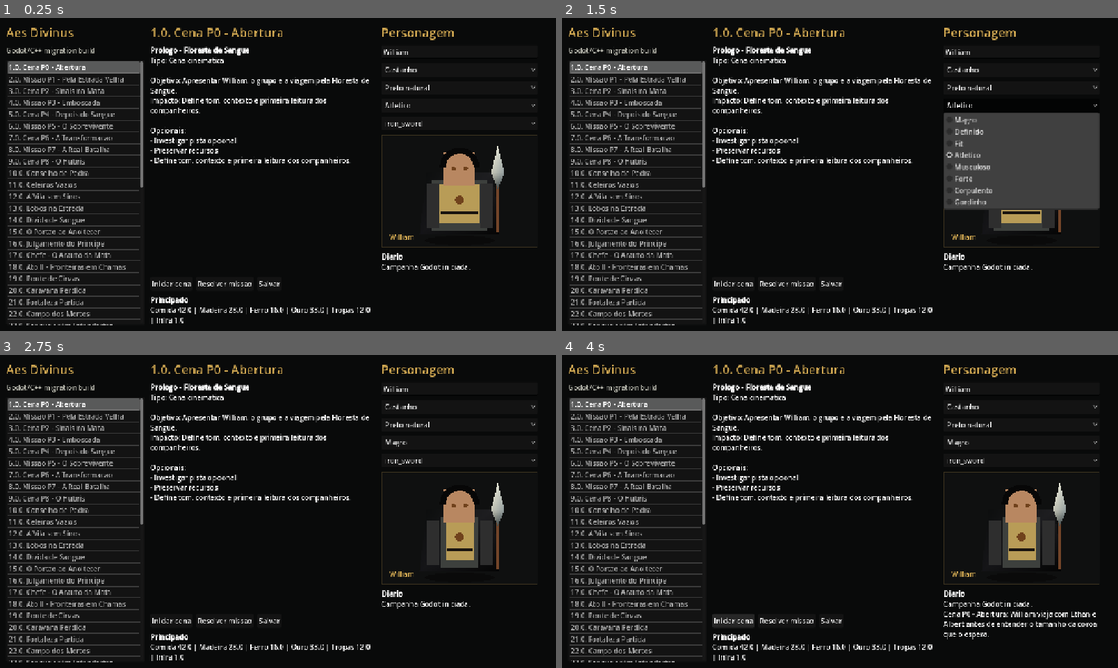
Above: before the commit, frames 1-4 (two rows, left to right).
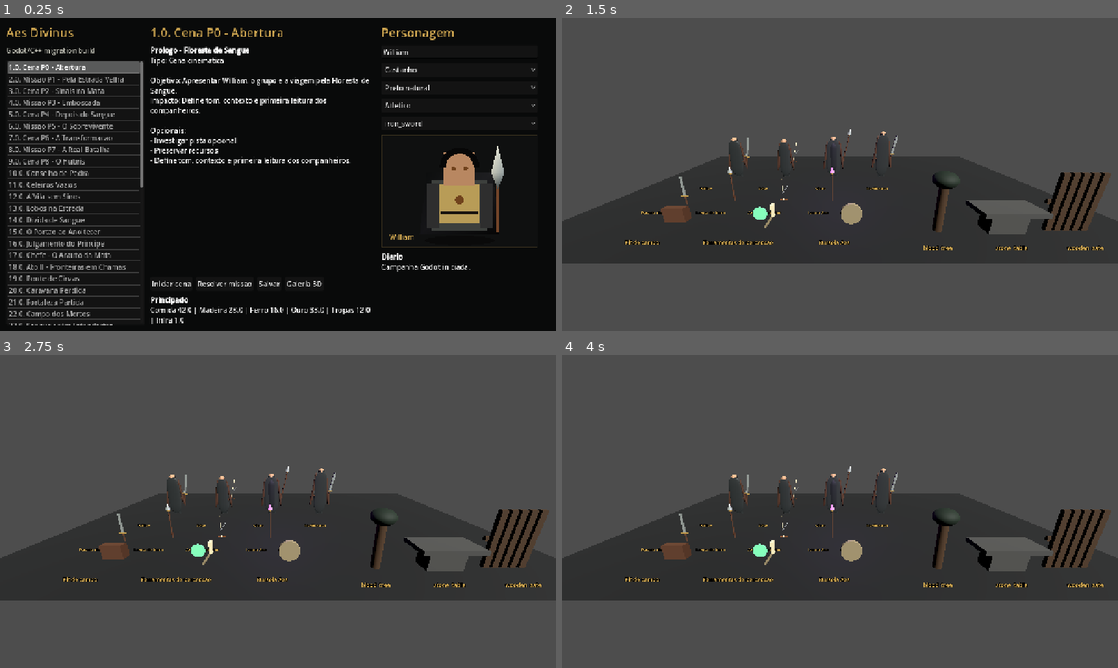
Above: after the commit, the same moments.

Repository: lzvsrx/aesdivinuscomplete
Game: Godot game, scene res://scenes/main.tscn
Same seed, same stepped clock (60 frames per second), same inputs: the game is played once before the commit and once after it.
Inputs (mouse positions are in pixels of both pictures, inside the frame that each line leads up to):
- Up to frame 1 (0.25 s): no input
- Up to frame 2 (1.5 s): click "Salvar" (after the commit: "Galeria 3D") at 0.5 s; click (1023, 105) at 1.25 s, where only the run before the commit has a clickable "Atletico"
- Up to frame 3 (2.75 s): click (461, 461) at 2 s, where only the run before the commit has a clickable "iron_sword"
- Up to frame 4 (4 s): click (1023, 442) at 2.75 s, where only the run before the commit has a clickable "Magro"; click (734, 621) at 3.5 s, where only the run before the commit has a clickable "Iniciar cena"

The runs differ from the first frame. In frame 1, less than 0.1% of the frame differs, in the area x 51-58%, y 83-86%; in frame 2, 88%; in frame 3, 94%, in the area x 0-100%, y 0-100%; in frame 4, 94%.

Commit message:
Add Godot 3D modeling kit

Diff:
--- a/godot/data/aes_divinus_data.json
+++ b/godot/data/aes_divinus_data.json
@@ -1,5 +1,5 @@
 {
-  "generatedAt": "2026-08-24T20:17:42.212Z",
+  "generatedAt": "2026-08-24T20:22:38.983Z",
   "game": "Aes Divinus",
   "source": "src/data.js",
   "fearStates": {
--- /dev/null
+++ b/godot/data/modeling_specs.json
@@ -0,0 +1,203 @@
+{
+  "version": "2026-08-24",
+  "engine": "Godot 4.7",
+  "modeler": "Blender or any glTF 2.0 exporter",
+  "scale": {
+    "unit": "meter",
+    "humanoidHeight": 1.82,
+    "gridCell": 1.0,
+    "forwardAxis": "-Z",
+    "upAxis": "Y"
+  },
+  "palette": {
+    "iron": "#313536",
+    "gold": "#d0a951",
+    "blood": "#b84b42",
+    "ashBlue": "#6e8fa4",
+    "leather": "#4f2e19",
+    "skin": "#b98b67",
+    "aetherViolet": "#8e65c9",
+    "forest": "#547c63"
+  },
+  "characters": [
+    {
+      "id": "william",
+      "name": "William",
+      "role": "Lider",
+      "height": 1.84,
+      "body": "Atletico",
+      "armor": "medium",
+      "weapon": "iron_sword",
+      "silhouette": "ombros firmes, capa curta, armadura de malha media e postura de comando",
+      "materials": ["mail_dark_iron", "royal_gold_trim", "worn_leather", "hematite_stone"],
+      "animationRig": "humanoid_modular"
+    },
+    {
+      "id": "ethan",
+      "name": "Ethan",
+      "role": "Arqueiro",
+      "height": 1.78,
+      "body": "Definido",
+      "armor": "light",
+      "weapon": "bow",
+      "silhouette": "perfil leve, ombro estreito, arco recurvo e capa dividida para movimento",
+      "materials": ["light_leather", "ash_blue_cloth", "cedar_eye_stone"],
+      "animationRig": "humanoid_modular"
+    },
+    {
+      "id": "albert",
+      "name": "Albert",
+      "role": "Defensor",
+      "height": 1.9,
+      "body": "Forte",
+      "armor": "heavy",
+      "weapon": "spear",
+      "silhouette": "tronco largo, brigantina pesada, lanca longa e base defensiva",
+      "materials": ["heavy_brigandine", "black_onyx_stone", "dark_leather"],
+      "animationRig": "humanoid_modular"
+    },
+    {
+      "id": "dread_wolf",
+      "name": "Manifestacao",
+      "role": "Criatura aterrorizante",
+      "height": 2.15,
+      "body": "Bestial",
+      "armor": "natural",
+      "weapon": "claws",
+      "silhouette": "costas altas, bracos longos, garras, olhos violetas e rachaduras sobrenaturais",
+      "materials": ["corrupted_hide", "aether_violet_emission", "blood_cracks"],
+      "animationRig": "creature_quadruped_hybrid"
+    }
+  ],
+  "weapons": [
+    {
+      "id": "iron_sword",
+      "name": "Espada de ferro",
+      "type": "weapon",
+      "stone": "Granito Jurado",
+      "silhouette": "lamina reta, guarda curta em cruz e pomo circular",
+      "length": 1.12,
+      "materials": ["dark_iron", "worn_leather", "granite_stone"]
+    },
+    {
+      "id": "spear",
+      "name": "Lanca de ferro",
+      "type": "weapon",
+      "stone": "Quartzo de Vigia",
+      "silhouette": "haste longa, ponta em folha e amarra dourada",
+      "length": 2.2,
+      "materials": ["dark_wood", "iron_tip", "watch_quartz"]
+    },
+    {
+      "id": "bow",
+      "name": "Arco de batedor",
+      "type": "weapon",
+      "stone": "Olho de Cedro",
+      "silhouette": "arco recurvo, corda clara e flechas de penas escuras",
+      "length": 1.45,
+      "materials": ["cedar_wood", "linen_string", "dark_fletching"]
+    },
+    {
+      "id": "aes_spear",
+      "name": "Lanca Aes",
+      "type": "weapon",
+      "stone": "Ametista Aes",
+      "silhouette": "ponta longa, runa vertical e brilho violeta interno",
+      "length": 2.32,
+      "materials": ["pale_metal", "gold_rings", "amethyst_emission"]
+    }
+  ],
+  "armors": [
+    {
+      "id": "cloth",
+      "name": "Roupa reforcada",
+      "type": "armor",
+      "stone": "Argila Selada",
+      "silhouette": "camadas de tecido, ombro baixo e cinto simples",
+      "materials": ["reinforced_cloth", "sealed_clay"]
+    },
+    {
+      "id": "light",
+      "name": "Couro leve",
+      "type": "armor",
+      "stone": "Jaspe Verde",
+      "silhouette": "peitoral flexivel, tiras diagonais e pochete de batedor",
+      "materials": ["light_leather", "green_jasper"]
+    },
+    {
+      "id": "medium",
+      "name": "Malha media",
+      "type": "armor",
+      "stone": "Hematita",
+      "silhouette": "malha escura, placas no peito e faixa dourada central",
+      "materials": ["chainmail", "dark_plates", "hematite"]
+    },
+    {
+      "id": "heavy",
+      "name": "Brigantina pesada",
+      "type": "armor",
+      "stone": "Onix Real",
+      "silhouette": "placas largas, rebites visiveis e ombreiras altas",
+      "materials": ["brigandine", "royal_onyx"]
+    }
+  ],
+  "tools": [
+    {
+      "id": "field_kit",
+      "name": "Kit de campo",
+      "type": "tool",
+      "stone": "Agata de Cura",
+      "silhouette": "bolsa dobravel com bandagens, frascos e tesoura",
+      "materials": ["waxed_leather", "linen", "healing_agate"]
+    },
+    {
+      "id": "survey_tools",
+      "name": "Ferramentas de percepcao",
+      "type": "tool",
+      "stone": "Fluorita de Pista",
+      "silhouette": "lente, giz, corda fina e marcador de trilha",
+      "materials": ["bronze", "green_glass", "fluorite"]
+    },
+    {
+      "id": "aes_compass",
+      "name": "Bussola Aes",
+      "type": "tool",
+      "stone": "Safira de Norte",
+      "silhouette": "bussola circular, agulha suspensa e aro com runas",
+      "materials": ["dark_brass", "north_sapphire", "violet_emission"]
+    }
+  ],
+  "environments": [
+    {
+      "id": "blood_forest",
+      "name": "Floresta de Sangue",
+      "type": "biome",
+      "pieces": ["old_road", "fallen_tree_cover", "blood_tree", "campfire", "supply_crate"],
+      "mood": "floresta escura, lama, troncos altos e pressagio sobrenatural"
+    },
+    {
+      "id": "war_table",
+      "name": "Mesa de Guerra",
+      "type": "hub",
+      "pieces": ["stone_table", "map_tokens", "candles", "faction_banners"],
+      "mood": "politico, tenso e funcional"
+    },
+    {
+      "id": "principality_gate",
+      "name": "Portao do Principado",
+      "type": "battlefield",
+      "pieces": ["wooden_gate", "barricade", "archer_platform", "stone_wall"],
+      "mood": "defesa medieval, setores e barricadas"
+    }
+  ],
+  "exportRules": {
+    "format": "glTF 2.0 binary .glb",
+    "textureSets": ["albedo", "normal", "roughness", "metallic", "emission"],
+    "maxTextureProxy": 512,
+    "maxTextureFinal": 2048,
+    "collisionSuffix": "_col",
+    "lodSuffixes": ["_lod0", "_lod1", "_lod2"],
+    "socketPrefix": "socket_",
+    "requiredSockets": ["socket_weapon_r", "socket_shield_l", "socket_back", "socket_tool_belt"]
+  }
+}
--- /dev/null
+++ b/godot/scenes/model_gallery.tscn
@@ -0,0 +1,6 @@
+[gd_scene load_steps=2 format=3 uid="uid://aesdivinusmodelgallery"]
+
+[ext_resource type="Script" path="res://scripts/model_gallery.gd" id="1_gallery"]
+
+[node name="ModelGallery" type="Node3D"]
+script = ExtResource("1_gallery")
--- a/godot/scripts/main.gd
+++ b/godot/scripts/main.gd
@@ -96,6 +96,7 @@
 	actions.add_child(_button("Iniciar cena", _start_scene))
 	actions.add_child(_button("Resolver missao", _complete_mission))
 	actions.add_child(_button("Salvar", func() -> void: _autosave("Save manual.")))
+	actions.add_child(_button("Galeria 3D", func() -> void: get_tree().change_scene_to_file("res://scenes/model_gallery.tscn")))
 	resource_text = RichTextLabel.new()
 	resource_text.bbcode_enabled = true
 	resource_text.fit_content = true
--- /dev/null
+++ b/godot/scripts/model_gallery.gd
@@ -0,0 +1,86 @@
+extends Node3D
+
+const SPECS_PATH := "res://data/modeling_specs.json"
+const ModelLibraryScript := preload("res://scripts/model_library.gd")
+
+var specs: Dictionary = {}
+
+func _ready() -> void:
+	specs = _load_specs()
+	_build_world()
+	_build_gallery()
+
+func _load_specs() -> Dictionary:
+	var file := FileAccess.open(SPECS_PATH, FileAccess.READ)
+	if file == null:
+		push_error("Modeling specs missing: " + SPECS_PATH)
+		return {}
+	var parsed = JSON.parse_string(file.get_as_text())
+	return parsed if typeof(parsed) == TYPE_DICTIONARY else {}
+
+func _build_world() -> void:
+	var camera := Camera3D.new()
+	camera.name = "Camera3D"
+	camera.position = Vector3(0, 3.1, 8.5)
+	camera.rotation_degrees = Vector3(-18, 0, 0)
+	add_child(camera)
+	var light := DirectionalLight3D.new()
+	light.name = "KeyLight"
+	light.position = Vector3(0, 4, 4)
+	light.rotation_degrees = Vector3(-45, 35, 0)
+	light.light_energy = 2.2
+	add_child(light)
+	var fill := OmniLight3D.new()
+	fill.name = "AesFillLight"
+	fill.position = Vector3(0, 2.2, 1.6)
+	fill.light_color = Color(0.56, 0.40, 0.79)
+	fill.light_energy = 1.4
+	add_child(fill)
+	var ground := MeshInstance3D.new()
+	ground.name = "Ground"
+	var mesh := PlaneMesh.new()
+	mesh.size = Vector2(16, 10)
+	ground.mesh = mesh
+	ground.set_surface_override_material(0, ModelLibraryScript.make_material(Color(0.07, 0.075, 0.075)))
+	add_child(ground)
+
+func _build_gallery() -> void:
+	var x := -4.8
+	for character in specs.get("characters", []):
+		var model: Node3D = ModelLibraryScript.make_character(character)
+		model.position = Vector3(x, 0, -0.8)
+		add_child(model)
+		_add_label(character.get("name", "Personagem"), Vector3(x - 0.48, 0.08, 1.0))
+		x += 2.25
+	x = -5.2
+	for weapon in specs.get("weapons", []):
+		var model: Node3D = ModelLibraryScript.make_weapon(str(weapon.get("id", "")))
+		model.position = Vector3(x, 0.15, 2.2)
+		model.scale = Vector3.ONE * 0.8
+		add_child(model)
+		_add_label(weapon.get("name", "Arma"), Vector3(x - 0.42, 0.04, 2.9))
+		x += 1.65
+	x = -4.3
+	for tool in specs.get("tools", []):
+		var model: Node3D = ModelLibraryScript.make_tool(str(tool.get("id", "")))
+		model.position = Vector3(x, 0.45, 3.7)
+		model.scale = Vector3.ONE * 1.3
+		add_child(model)
+		_add_label(tool.get("name", "Ferramenta"), Vector3(x - 0.44, 0.04, 4.35))
+		x += 2.3
+	x = 2.6
+	for piece_id in ["blood_tree", "stone_table", "wooden_gate"]:
+		var model: Node3D = ModelLibraryScript.make_environment_piece(piece_id)
+		model.position = Vector3(x, 0, 3.75)
+		add_child(model)
+		_add_label(piece_id, Vector3(x - 0.35, 0.04, 4.55))
+		x += 1.7
+
+func _add_label(text: String, position: Vector3) -> void:
+	var label := Label3D.new()
+	label.text = text
+	label.position = position
+	label.billboard = BaseMaterial3D.BILLBOARD_ENABLED
+	label.font_size = 26
+	label.modulate = Color(0.82, 0.66, 0.32)
+	add_child(label)
--- /dev/null
+++ b/godot/scripts/model_library.gd
@@ -0,0 +1,215 @@
+class_name ModelLibrary
+extends RefCounted
+
+static func make_material(color: Color, metallic := 0.0, roughness := 0.78, emission := Color.TRANSPARENT) -> StandardMaterial3D:
+	var material := StandardMaterial3D.new()
+	material.albedo_color = color
+	material.metallic = metallic
+	material.roughness = roughness
+	if emission.a > 0.0:
+		material.emission_enabled = true
+		material.emission = emission
+		material.emission_energy_multiplier = 1.8
+	return material
+
+static func color_from_hex(value: String, fallback: Color) -> Color:
+	if value.begins_with("#") and value.length() in [7, 9]:
+		return Color.html(value)
+	return fallback
+
+static func make_character(spec: Dictionary) -> Node3D:
+	var root := Node3D.new()
+	root.name = str(spec.get("id", "character"))
+	var height := float(spec.get("height", 1.82))
+	var body := str(spec.get("body", "Atletico"))
+	var armor := str(spec.get("armor", "medium"))
+	var weapon := str(spec.get("weapon", "iron_sword"))
+	var width := _body_width(body)
+	var skin := make_material(Color(0.72, 0.54, 0.40))
+	var leather := make_material(Color(0.25, 0.14, 0.08))
+	var cloth := make_material(Color(0.10, 0.12, 0.12))
+	var metal := make_material(_armor_color(armor), 0.25, 0.52)
+	var gold := make_material(Color(0.82, 0.66, 0.32), 0.35, 0.42)
+	var violet := make_material(Color(0.56, 0.40, 0.79), 0.0, 0.45, Color(0.56, 0.25, 1.0, 1.0))
+
+	_add_capsule(root, "body", Vector3(0, height * 0.5, 0), Vector3(width, height * 0.44, width * 0.54), metal)
+	_add_capsule(root, "head", Vector3(0, height * 0.84, 0), Vector3(0.24, 0.30, 0.22), skin)
+	_add_capsule(root, "hair", Vector3(0, height * 0.91, -0.01), Vector3(0.26, 0.10, 0.22), _hair_material(spec))
+	_add_capsule(root, "cape", Vector3(0, height * 0.48, 0.09), Vector3(width * 1.16, height * 0.46, 0.08), cloth)
+	_add_capsule(root, "arm_l", Vector3(-width * 0.68, height * 0.53, 0), Vector3(0.10, height * 0.36, 0.10), leather, Vector3(0, 0, -8))
+	_add_capsule(root, "arm_r", Vector3(width * 0.68, height * 0.53, 0), Vector3(0.10, height * 0.36, 0.10), leather, Vector3(0, 0, 8))
+	_add_capsule(root, "leg_l", Vector3(-width * 0.22, height * 0.18, 0), Vector3(0.11, height * 0.34, 0.11), cloth)
+	_add_capsule(root, "leg_r", Vector3(width * 0.22, height * 0.18, 0), Vector3(0.11, height * 0.34, 0.11), cloth)
+	_add_box(root, "belt", Vector3(0, height * 0.39, -0.01), Vector3(width * 1.14, 0.06, 0.16), leather)
+	_add_sphere(root, "stone", Vector3(0, height * 0.56, -0.15), Vector3(0.09, 0.12, 0.04), violet)
+	_add_box(root, "trim", Vector3(0, height * 0.65, -0.16), Vector3(width * 0.78, 0.035, 0.035), gold)
+	var model_weapon := make_weapon(weapon)
+	model_weapon.name = "socket_weapon_r"
+	model_weapon.position = Vector3(width * 0.88, height * 0.42, -0.02)
+	model_weapon.rotation_degrees = Vector3(0, 0, -12)
+	root.add_child(model_weapon)
+	return root
+
+static func make_weapon(id: String) -> Node3D:
+	var root := Node3D.new()
+	root.name = id
+	var metal := make_material(Color(0.65, 0.68, 0.66), 0.42, 0.38)
+	var wood := make_material(Color(0.31, 0.18, 0.10))
+	var gold := make_material(Color(0.82, 0.66, 0.32), 0.35, 0.42)
+	var violet := make_material(Color(0.56, 0.40, 0.79), 0.0, 0.4, Color(0.56, 0.25, 1.0, 1.0))
+	if id == "bow":
+		_add_torus_arc(root, "bow_frame", Vector3.ZERO, Color(0.45, 0.25, 0.10))
+		_add_cylinder(root, "string", Vector3(0, 0.48, 0), 0.01, 0.95, make_material(Color(0.86, 0.82, 0.66)), Vector3(0, 0, 0))
+		_add_cylinder(root, "arrow", Vector3(0.10, 0.48, 0), 0.015, 0.86, metal, Vector3(90, 0, 0))
+	elif id in ["spear", "aes_spear"]:
+		_add_cylinder(root, "shaft", Vector3(0, 0.62, 0), 0.025, 1.35, wood)
+		_add_cone(root, "tip", Vector3(0, 1.34, 0), 0.10, 0.28, violet if id == "aes_spear" else metal)
+		_add_cylinder(root, "ring", Vector3(0, 1.16, 0), 0.045, 0.04, gold)
+	else:
+		_add_box(root, "blade", Vector3(0, 0.62, 0), Vector3(0.09, 0.86, 0.035), metal)
+		_add_box(root, "guard", Vector3(0, 0.18, 0), Vector3(0.30, 0.045, 0.05), gold)
+		_add_cylinder(root, "grip", Vector3(0, -0.04, 0), 0.035, 0.34, wood)
+		_add_sphere(root, "pommel", Vector3(0, -0.24, 0), Vector3(0.06, 0.06, 0.06), gold)
+	return root
+
+static func make_tool(id: String) -> Node3D:
+	var root := Node3D.new()
+	root.name = id
+	var leather := make_material(Color(0.31, 0.18, 0.10))
+	var metal := make_material(Color(0.62, 0.56, 0.42), 0.25, 0.55)
+	var green := make_material(Color(0.34, 0.49, 0.39), 0.0, 0.55, Color(0.20, 0.55, 0.34, 1.0))
+	var blue := make_material(Color(0.36, 0.64, 0.85), 0.0, 0.45, Color(0.24, 0.45, 1.0, 1.0))
+	if id == "aes_compass":
+		_add_cylinder(root, "compass_body", Vector3.ZERO, 0.22, 0.06, metal, Vector3(90, 0, 0))
+		_add_box(root, "needle", Vector3(0, 0.035, 0), Vector3(0.32, 0.02, 0.02), blue)
+		_add_sphere(root, "stone", Vector3(0, 0.075, 0), Vector3(0.06, 0.03, 0.06), blue)
+	elif id == "survey_tools":
+		_add_cylinder(root, "lens", Vector3(-0.08, 0, 0), 0.14, 0.035, green, Vector3(90, 0, 0))
+		_add_cylinder(root, "handle", Vector3(0.10, -0.15, 0), 0.025, 0.38, metal, Vector3(0, 0, -35))
+		_add_box(root, "chalk", Vector3(0.18, 0.08, 0), Vector3(0.06, 0.26, 0.06), make_material(Color(0.86, 0.82, 0.65)))
+	else:
+		_add_box(root, "bag", Vector3.ZERO, Vector3(0.42, 0.30, 0.18), leather)
+		_add_box(root, "flap", Vector3(0, 0.08, -0.095), Vector3(0.36, 0.12, 0.03), make_material(Color(0.18, 0.10, 0.05)))
+		_add_sphere(root, "healing_stone", Vector3(0.15, 0.02, -0.12), Vector3(0.05, 0.05, 0.025), green)
+	return root
+
+static func make_environment_piece(id: String) -> Node3D:
+	var root := Node3D.new()
+	root.name = id
+	var wood := make_material(Color(0.24, 0.16, 0.08))
+	var stone := make_material(Color(0.25, 0.25, 0.24))
+	var blood := make_material(Color(0.46, 0.12, 0.10), 0.0, 0.6, Color(0.55, 0.08, 0.06, 1.0))
+	if id == "blood_tree":
+		_add_cylinder(root, "trunk", Vector3(0, 0.65, 0), 0.12, 1.3, wood)
+		_add_sphere(root, "crown", Vector3(0, 1.42, 0), Vector3(0.62, 0.42, 0.62), make_material(Color(0.06, 0.12, 0.07)))
+		_add_box(root, "blood_mark", Vector3(0, 0.76, -0.13), Vector3(0.05, 0.36, 0.015), blood)
+	elif id == "stone_table":
+		_add_box(root, "slab", Vector3(0, 0.62, 0), Vector3(1.6, 0.12, 0.82), stone)
+		_add_box(root, "base", Vector3(0, 0.28, 0), Vector3(0.95, 0.55, 0.46), stone)
+	elif id == "wooden_gate":
+		for i in range(5):
+			_add_box(root, "plank_%s" % i, Vector3(-0.48 + i * 0.24, 0.8, 0), Vector3(0.16, 1.6, 0.10), wood)
+		_add_box(root, "brace", Vector3(0, 0.8, -0.08), Vector3(1.28, 0.12, 0.08), wood)
+	else:
+		_add_box(root, "crate", Vector3(0, 0.25, 0), Vector3(0.5, 0.5, 0.5), wood)
+	return root
+
+static func _add_box(parent: Node3D, name: String, position: Vector3, size: Vector3, material: Material) -> MeshInstance3D:
+	var node := MeshInstance3D.new()
+	node.name = name
+	var mesh := BoxMesh.new()
+	mesh.size = size
+	node.mesh = mesh
+	node.position = position
+	node.set_surface_override_material(0, material)
+	parent.add_child(node)
+	return node
+
+static func _add_sphere(parent: Node3D, name: String, position: Vector3, scale: Vector3, material: Material) -> MeshInstance3D:
+	var node := MeshInstance3D.new()
+	node.name = name
+	node.mesh = SphereMesh.new()
+	node.position = position
+	node.scale = scale
+	node.set_surface_override_material(0, material)
+	parent.add_child(node)
+	return node
+
+static func _add_capsule(parent: Node3D, name: String, position: Vector3, scale: Vector3, material: Material, rotation := Vector3.ZERO) -> MeshInstance3D:
+	var node := MeshInstance3D.new()
+	node.name = name
+	node.mesh = CapsuleMesh.new()
+	node.position = position
+	node.scale = scale
+	node.rotation_degrees = rotation
+	node.set_surface_override_material(0, material)
+	parent.add_child(node)
+	return node
+
+static func _add_cylinder(parent: Node3D, name: String, position: Vector3, radius: float, height: float, material: Material, rotation := Vector3.ZERO) -> MeshInstance3D:
+	var node := MeshInstance3D.new()
+	node.name = name
+	var mesh := CylinderMesh.new()
+	mesh.top_radius = radius
+	mesh.bottom_radius = radius
+	mesh.height = height
+	node.mesh = mesh
+	node.position = position
+	node.rotation_degrees = rotation
+	node.set_surface_override_material(0, material)
+	parent.add_child(node)
+	return node
+
+static func _add_cone(parent: Node3D, name: String, position: Vector3, radius: float, height: float, material: Material) -> MeshInstance3D:
+	var node := MeshInstance3D.new()
+	node.name = name
+	var mesh := CylinderMesh.new()
+	mesh.top_radius = 0.0
+	mesh.bottom_radius = radius
+	mesh.height = height
+	node.mesh = mesh
+	node.position = position
+	node.set_surface_override_material(0, material)
+	parent.add_child(node)
+	return node
+
+static func _add_torus_arc(parent: Node3D, name: String, position: Vector3, color: Color) -> MeshInstance3D:
+	var node := MeshInstance3D.new()
+	node.name = name
+	var mesh := TorusMesh.new()
+	mesh.inner_radius = 0.36
+	mesh.outer_radius = 0.39
+	node.mesh = mesh
+	node.position = position
+	node.scale = Vector3(0.42, 1.0, 0.08)
+	node.set_surface_override_material(0, make_material(color))
+	parent.add_child(node)
+	return node
+
+static func _body_width(body: String) -> float:
+	if body == "Magro":
+		return 0.34
+	if body in ["Definido", "Fit"]:
+		return 0.42
+	if body in ["Forte", "Musculoso"]:
+		return 0.54
+	if body in ["Corpulento", "Gordinho"]:
+		return 0.62
+	return 0.48
+
+static func _armor_color(armor: String) -> Color:
+	if armor == "light":
+		return Color(0.32, 0.20, 0.11)
+	if armor == "heavy":
+		return Color(0.12, 0.13, 0.14)
+	if armor == "cloth":
+		return Color(0.18, 0.20, 0.18)
+	return Color(0.28, 0.30, 0.30)
+
+static func _hair_material(spec: Dictionary) -> Material:
+	var role := str(spec.get("role", ""))
+	if role == "Arqueiro":
+		return make_material(Color(0.31, 0.18, 0.10))
+	if role == "Defensor":
+		return make_material(Color(0.05, 0.05, 0.05))
+	return make_material(Color(0.08, 0.07, 0.06))
Not shown, changed: README.md
Not shown, added: docs/MODELAGEM_GODOT_BLENDER_PIPELINE.md
Not shown, changed: package.json
